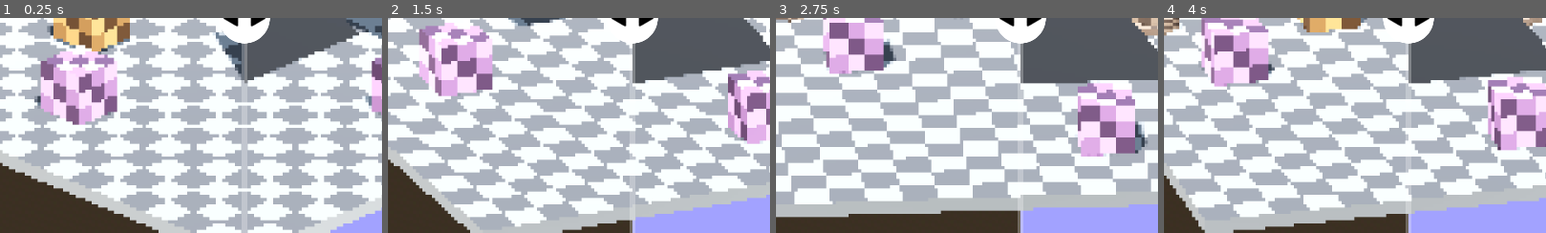
Above: before the commit, frames 1-4 (left to right).
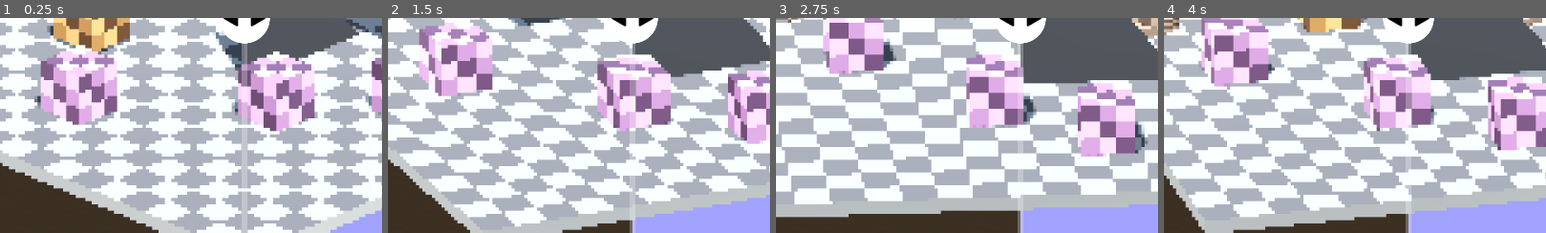
Above: after the commit, the same moments.

Repository: DimonNeAdekvat/Normal-Reconstruction-Godot
Game: Godot game, scene res://control.tscn
The game is run twice, just before and just after one commit, with the same random seed, the same clock (stepped at 60 frames per second) and the same inputs.
Inputs (mouse positions are % of the whole screen's width and height, from its top left):
- Up to frame 1 (0.25 s): no input
- Up to frame 2 (1.5 s): move the mouse to (72, 45) at 0.52 s; hold Right (ui_right) 0.53-1.25 s; tap S (move_d) at 0.6 s; click (72, 45) at 0.67 s; drag from (30, 55) to (45, 70) at 1.27 s
- Up to frame 3 (2.75 s): move the mouse to (60, 28) at 2.02 s; hold Right (ui_right) from 2.03 s (still down); tap A (move_l) at 2.1 s
- Up to frame 4 (4 s): release Right (ui_right) at 2.75 s; drag from (45, 70) to (20, 35) at 2.77 s; move the mouse to (80, 65) at 3.52 s; hold Left (ui_left) from 3.53 s (still down); tap D (move_r) at 3.6 s
The pictures show only the part of the screen within x 18-68%, y 50-100%; the shares and areas given below are measured in that part.

The runs differ from the first frame. In frame 1, 5.9% of the frame differs, in the area x 60-83%, y 15-53%; in frame 2, 5.7%; in frame 3, 4.9%; in frame 4, 5.2%.

Commit message:
example commit

Diff:
--- a/main.tscn
+++ b/main.tscn
@@ -171,6 +171,11 @@
 material_override = ExtResource("5_eyie3")
 mesh = SubResource("BoxMesh_774dm")
 
+[node name="CubeL3" type="MeshInstance3D" parent="."]
+transform = Transform3D(1, 0, 0, 0, 1, 0, 0, 0, 1, 0.454887, 0.375, -1.09463)
+material_override = ExtResource("5_eyie3")
+mesh = SubResource("BoxMesh_774dm")
+
 [node name="CubeR" type="MeshInstance3D" parent="."]
 transform = Transform3D(1, 0, 0, 0, 1, 0, 0, 0, 1, -2.5, 1.02189, -0.5)
 mesh = SubResource("BoxMesh_774dm")
